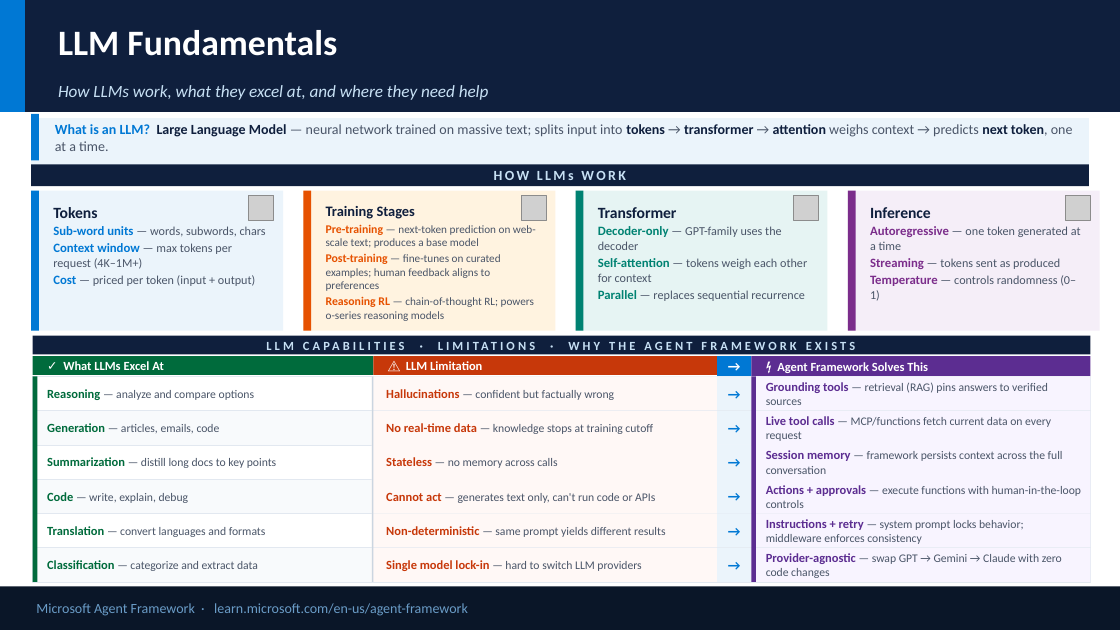
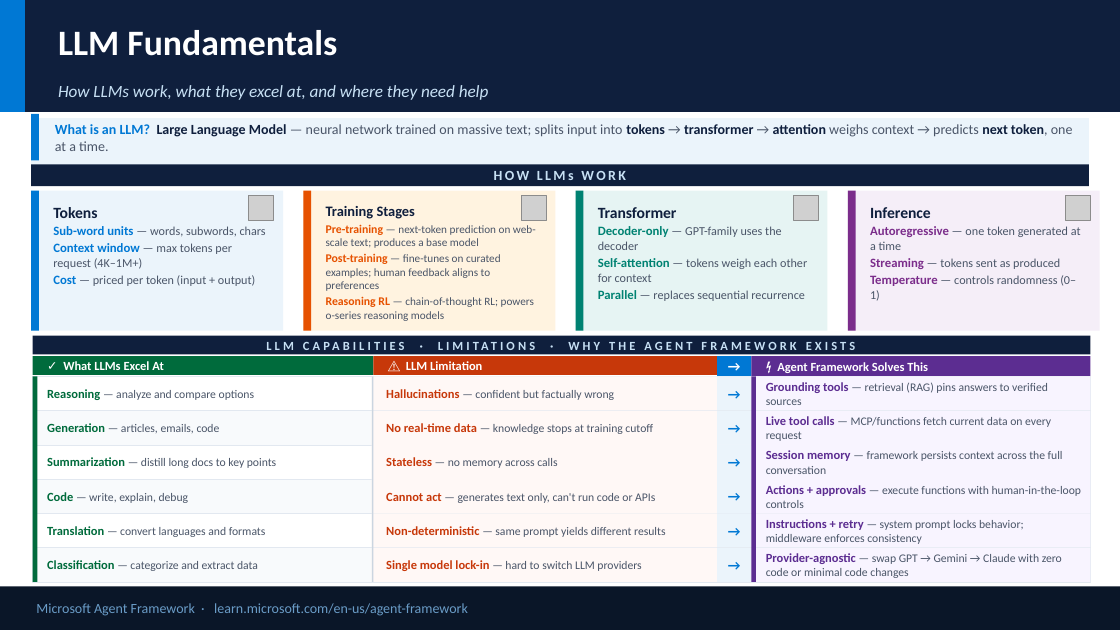
Before and after one commit to satyasyamnn/learning_agent_framework, a slide deck: slide 2 of Microsoft Agent Framework.pptx. Drawn at 1120x630 pixels with LibreOffice and Linux fonts; fonts in the diff are those of the drawing; grey boxes stand for pictures; background and template pictures are left out. Boxes give left, top, right and bottom in pixels: in the first picture for what was removed or moved away, otherwise in the second. Text is boxed around its words. In the diff, an @@ line names an element or a change of style, - is before the commit and + after.

```diff
--- a/Microsoft Agent Framework.pptx
+++ b/Microsoft Agent Framework.pptx
@@ text in rectangle at [766,553,1062,578]: text changed @@
-Provider-agnostic — swap GPT → Gemini → Claude with zero code changes
+Provider-agnostic — swap GPT → Gemini → Claude with zero code or minimal code changes
```
Also in this commit, not shown: 2 other slides changed, 45 other files.
